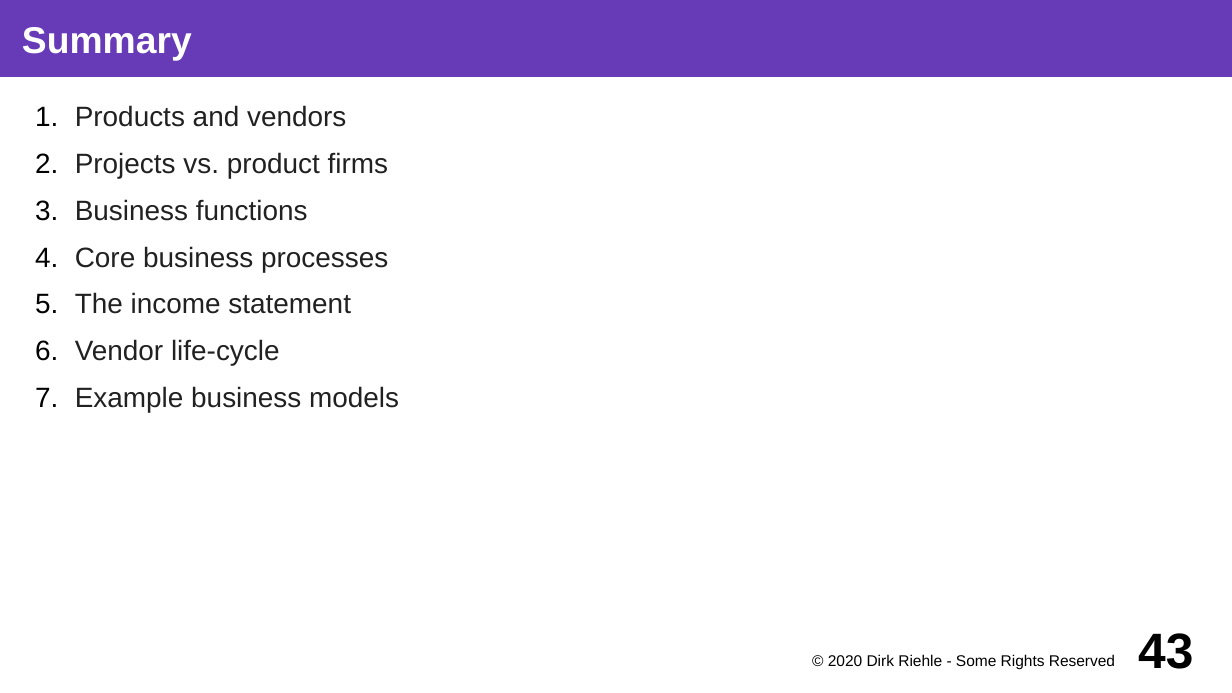
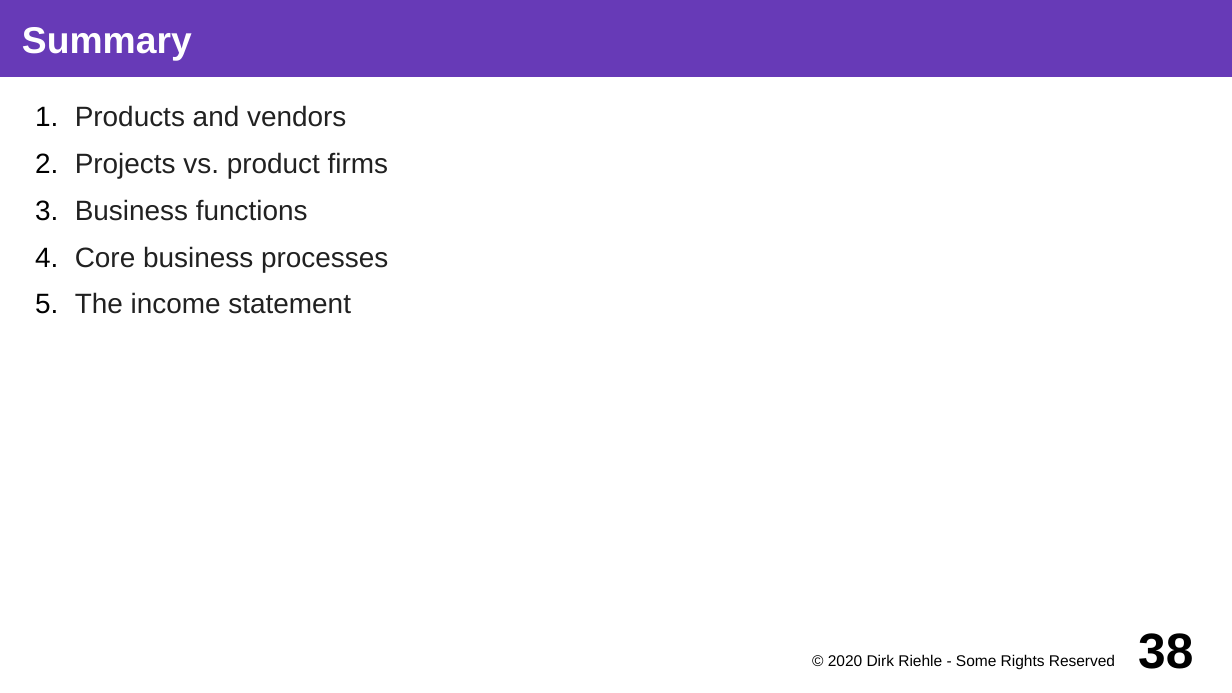
Before and after one commit to dirkriehle/coss-course, a slide deck: slide 38 of Lecture slides/COSS B03 - Software Vendors.odp (slide 43 before the commit). Drawn at 1232x693 pixels with LibreOffice and Linux fonts; fonts in the diff are those of the drawing. Boxes give left, top, right and bottom in pixels: in the first picture for what was removed or moved away, otherwise in the second. Text is boxed around its words. In the diff, an @@ line names an element or a change of style, - is before the commit and + after.

```diff
--- a/Lecture slides/COSS B03 - Software Vendors.odp
+++ b/Lecture slides/COSS B03 - Software Vendors.odp
@@ text at (75, 339, 399, 412): paragraphs removed @@
-6. Vendor life-cycle
-7. Example business models
@@ page number at (1138, 633, 1193, 669): text changed @@
-43
+38
```
Also in this commit, not shown: 1 other slide changed, 5 slides removed, 15 other files.
